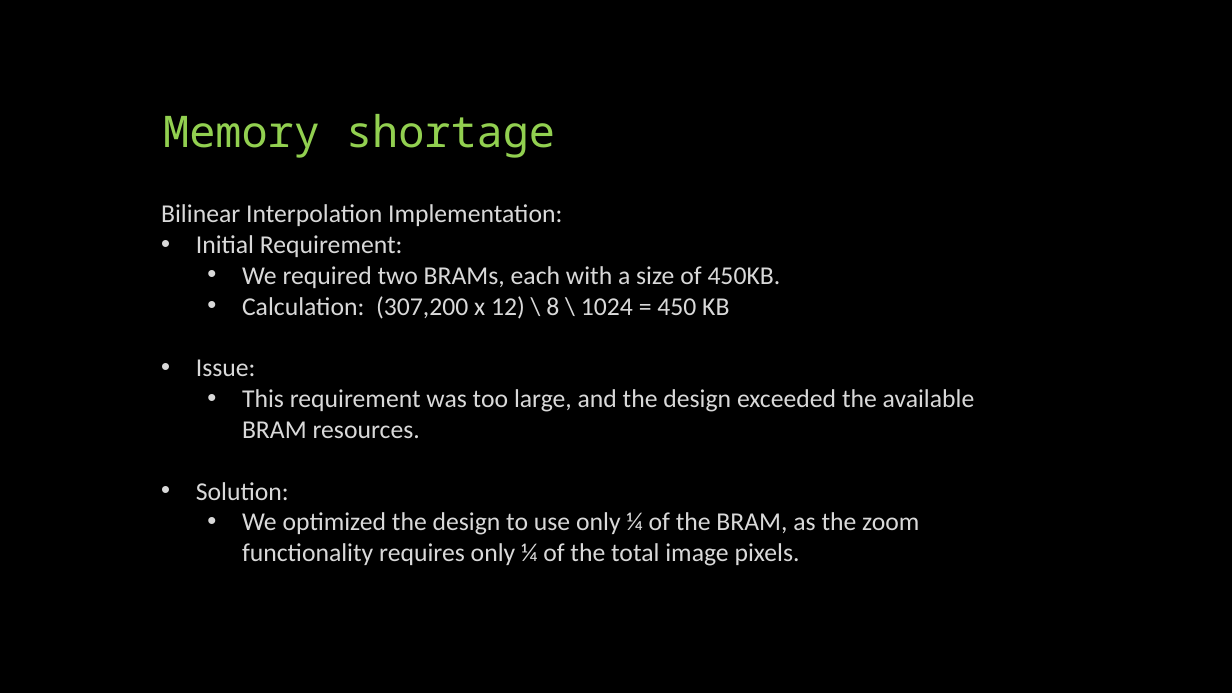
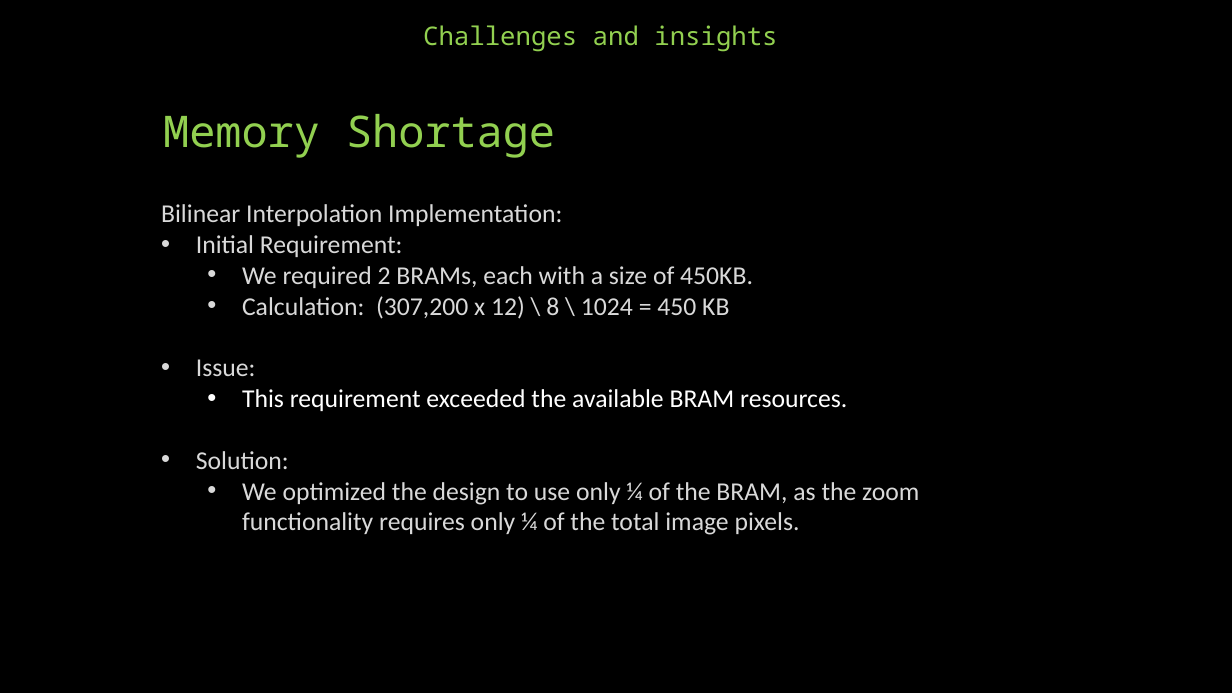
Before and after one commit to idowein/FPGA-image-interpolator, a slide deck: slide 18 of datasheets/Digital Zoom presentation.pptx (slide 19 before the commit). Drawn at 1232x693 pixels with LibreOffice and Linux fonts; fonts in the diff are those of the drawing. Boxes give left, top, right and bottom in pixels: in the first picture for what was removed or moved away, otherwise in the second. Text is boxed around its words. In the diff, an @@ line names an element or a change of style, - is before the commit and + after.

```diff
--- a/datasheets/Digital Zoom presentation.pptx
+++ b/datasheets/Digital Zoom presentation.pptx
@@ text added at <box>423,25,777,52</box>, 20 pt, text #92D050 @@
+Challenges and insights
@@ title at <box>163,114,555,158</box>: text changed @@
-Memory shortage
+Memory Shortage
@@ text at <box>242,266,753,288</box>: text changed @@
-  • We required two BRAMs, each with a size of 450KB.
+  • We required 2 BRAMs, each with a size of 450KB.
@@ text at <box>242,389,847,411</box>: text changed; text colour #D9D9D9 to #FFFFFF @@
-  • This requirement was too large, and the design exceeded the available BRAM resources.
+  • This requirement exceeded the available BRAM resources.
```
Also in this commit, not shown: 17 other slides changed, 2 slides added, 6 slides removed, 2 other files.
